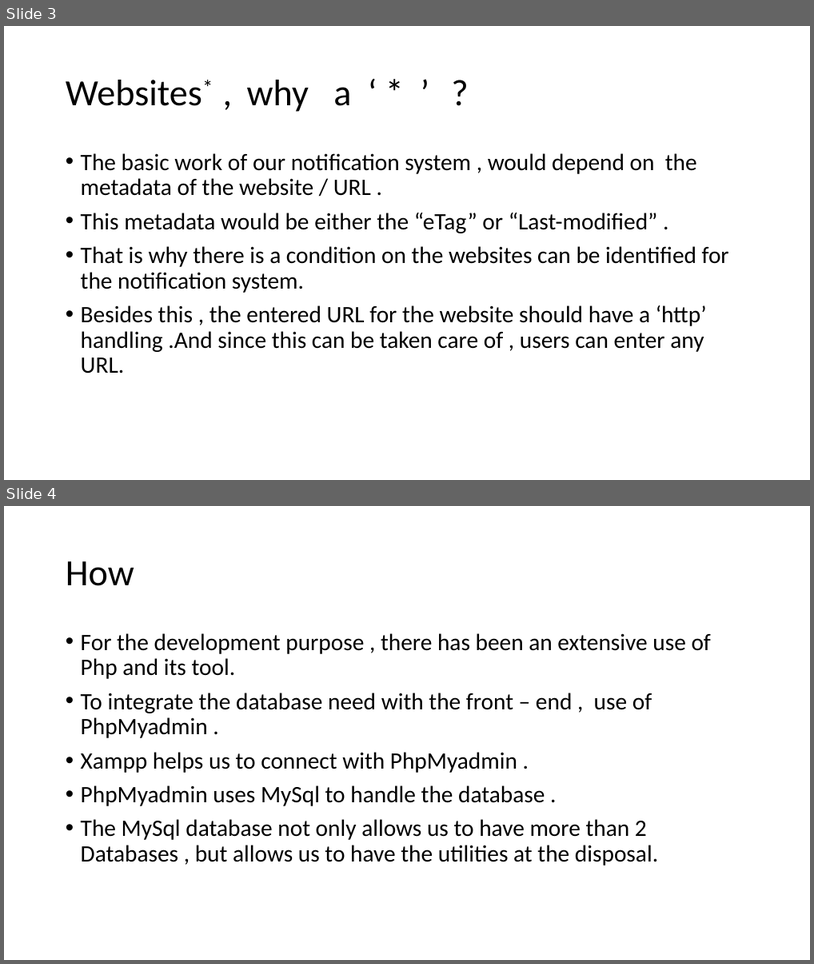
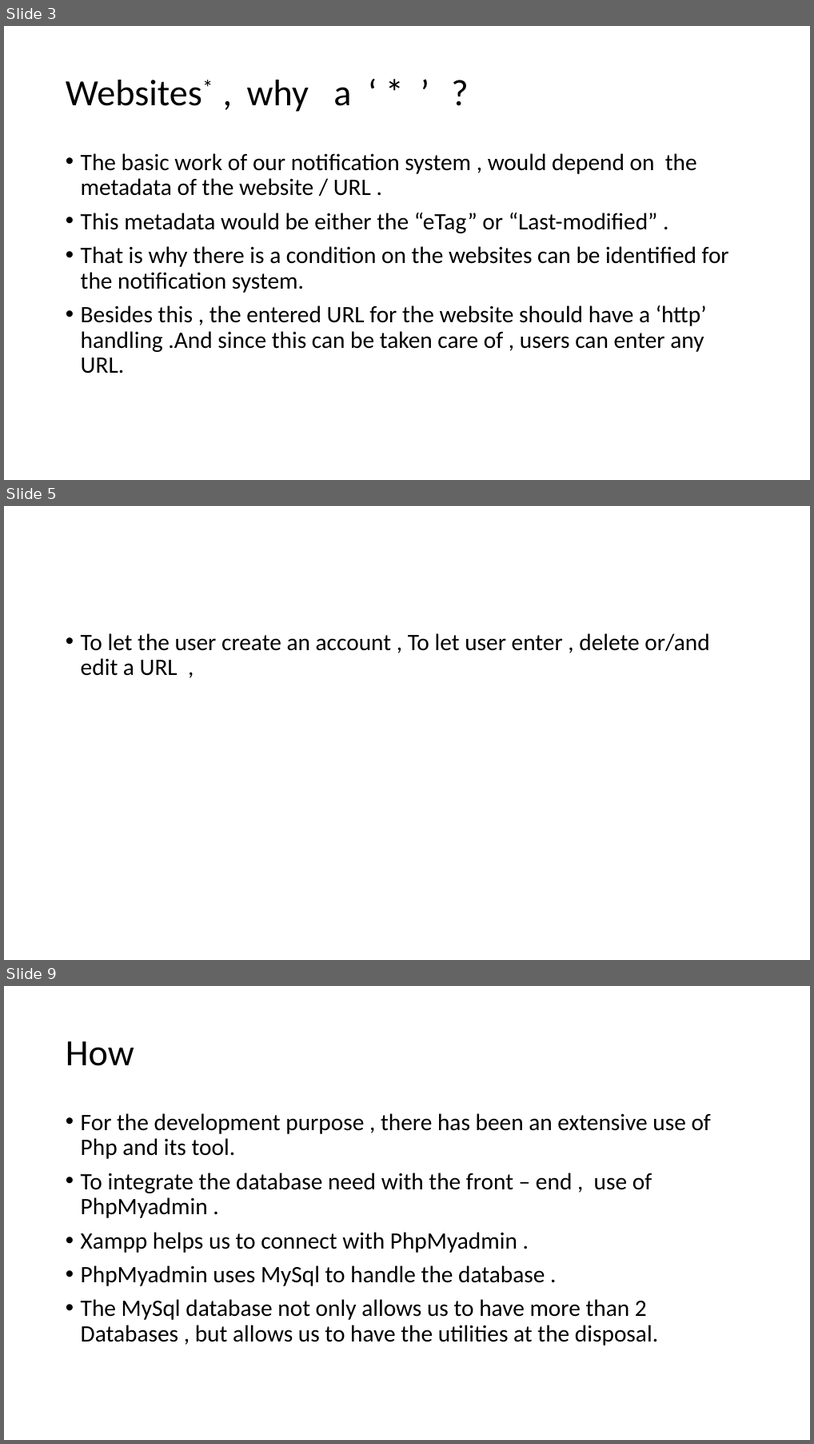
Before and after one commit to Su-Tangnu/NotifyMe, a slide deck: NotifyMe.pptx. Shown one above the other, each under a label of ours: slides 3 and 4 before the commit, slides 3, 5 and 9 after it; the slides between them are not shown. The pictures are 814x964 and 814x1444 pixels, drawn with LibreOffice and Linux fonts; fonts in the diff are those of the drawing. Boxes give left, top, right and bottom in pixels: in the first picture for what was removed or moved away, otherwise in the second. Text is boxed around its words. In the diff, an @@ line names an element or a change of style, - is before the commit and + after.

```diff
--- a/NotifyMe.pptx
+++ b/NotifyMe.pptx
@@ slide 5 added at (x1=4, y1=506, x2=810, y2=960), background #FFFFFF @@
@@ text added at (x1=81, y1=633, x2=710, y2=676), 28 pt, text #000000 @@
+• To let the user create an account , To let user enter , delete or/and edit a URL ,
@@ what was slide 4 is now slide 9 @@
```
Also in this commit, not shown: 5 other slides added.
